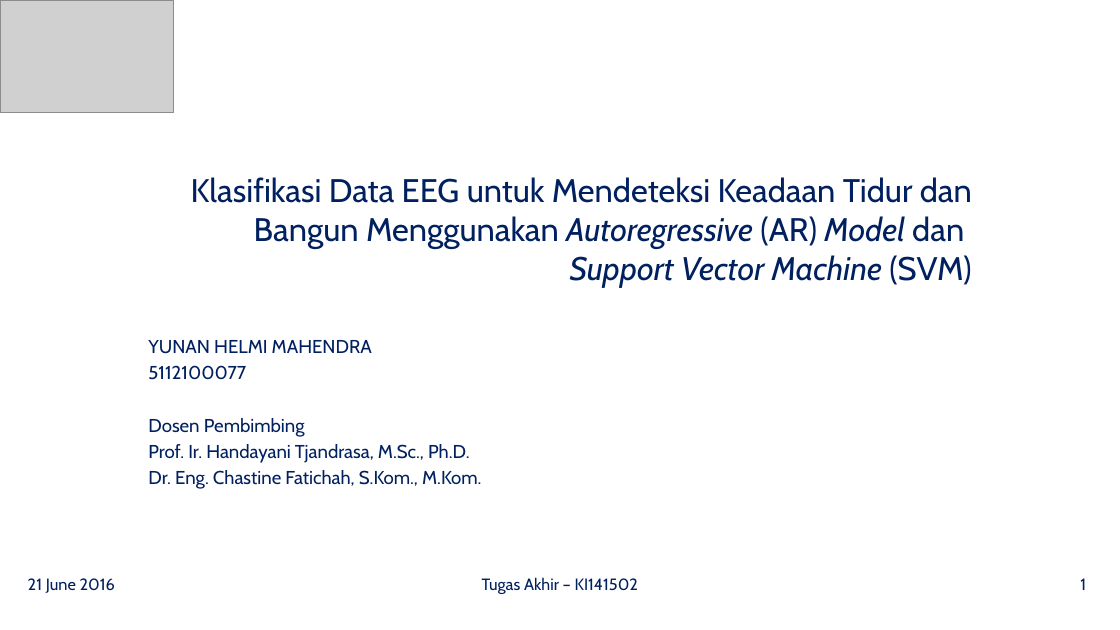
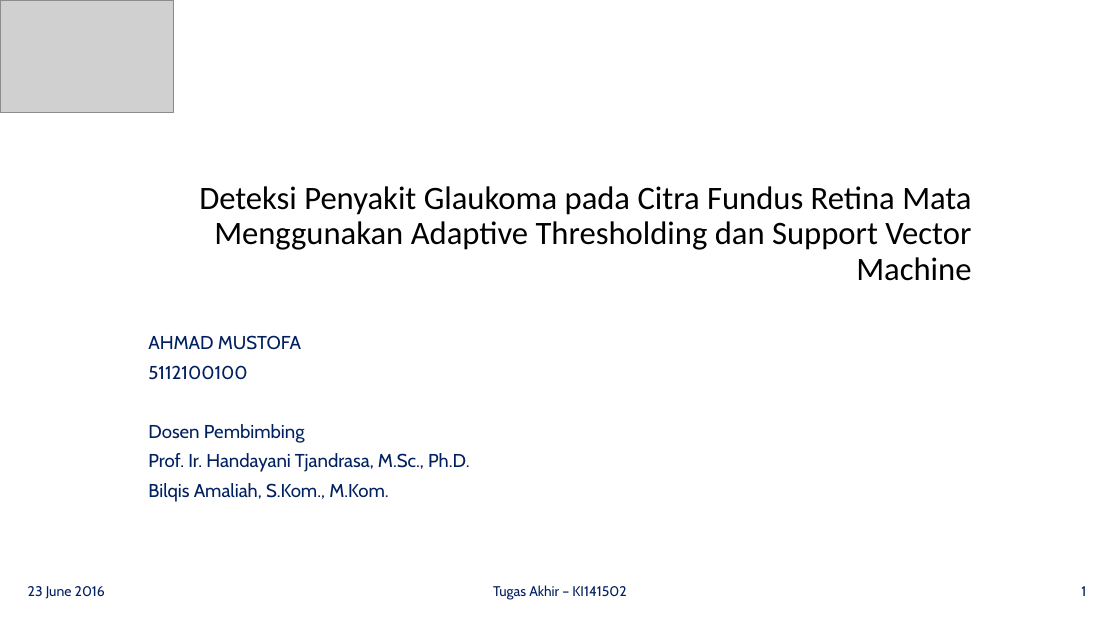
Before and after one commit to mustofa27/tugasAkhir, a slide deck: slide 1 of Bismillah Buku TA/Presentasi-TA_Ahmad-Mustofa_5112100100.pptx. Drawn at 1120x630 pixels with LibreOffice and Linux fonts; fonts in the diff are those of the drawing; grey boxes stand for pictures; background and template pictures are left out. Boxes give left, top, right and bottom in pixels: in the first picture for what was removed or moved away, otherwise in the second. Text is boxed around its words. In the diff, an @@ line names an element or a change of style, - is before the commit and + after.

Commit message:
ppt update

```diff
--- a/Bismillah Buku TA/Presentasi-TA_Ahmad-Mustofa_5112100100.pptx
+++ b/Bismillah Buku TA/Presentasi-TA_Ahmad-Mustofa_5112100100.pptx
@@ title at [199, 186, 971, 281]: text changed; font Cabin to Calibri; text colour #002060 to #000000 @@
-Klasifikasi Data EEG untuk Mendeteksi Keadaan Tidur dan Bangun Menggunakan Autoregressive (AR) Model dan
-Support Vector Machine (SVM)
+Deteksi Penyakit Glaukoma pada Citra Fundus Retina Mata Menggunakan Adaptive Thresholding dan Support Vector Machine
@@ subtitle at [148, 335, 301, 380]: text changed @@
-YUNAN HELMI MAHENDRA
-5112100077
+AHMAD MUSTOFA
+5112100100
@@ subtitle at [148, 424, 469, 472]: line spacing 1 to 0.8; more space between paragraphs @@
@@ subtitle at [148, 483, 388, 502]: text changed @@
-Dr. Eng. Chastine Fatichah, S.Kom., M.Kom.
+Bilqis Amaliah, S.Kom., M.Kom.
@@ text "23 June 2016" at [28, 586, 105, 599]: vertical alignment top to middle @@
@@ text at [28, 586, 105, 599]: text changed; size 14 to 12 pt @@
-21 June 2016
+23 June 2016
@@ text "Tugas Akhir – KI141502" at [493, 585, 626, 600]: size 14 to 12 pt; vertical alignment top to middle @@
@@ page number at [1081, 586, 1086, 596]: size 14 to 12 pt; vertical alignment top to middle @@
```
Also in this commit, not shown: 42 other slides changed, 16 slides added, 8 slides removed, 2 other files.
